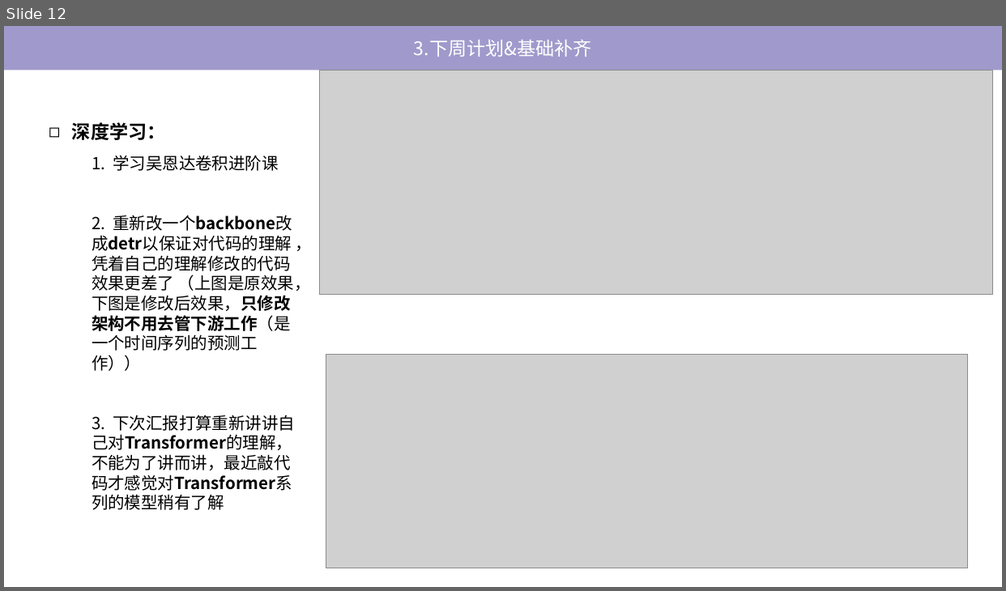
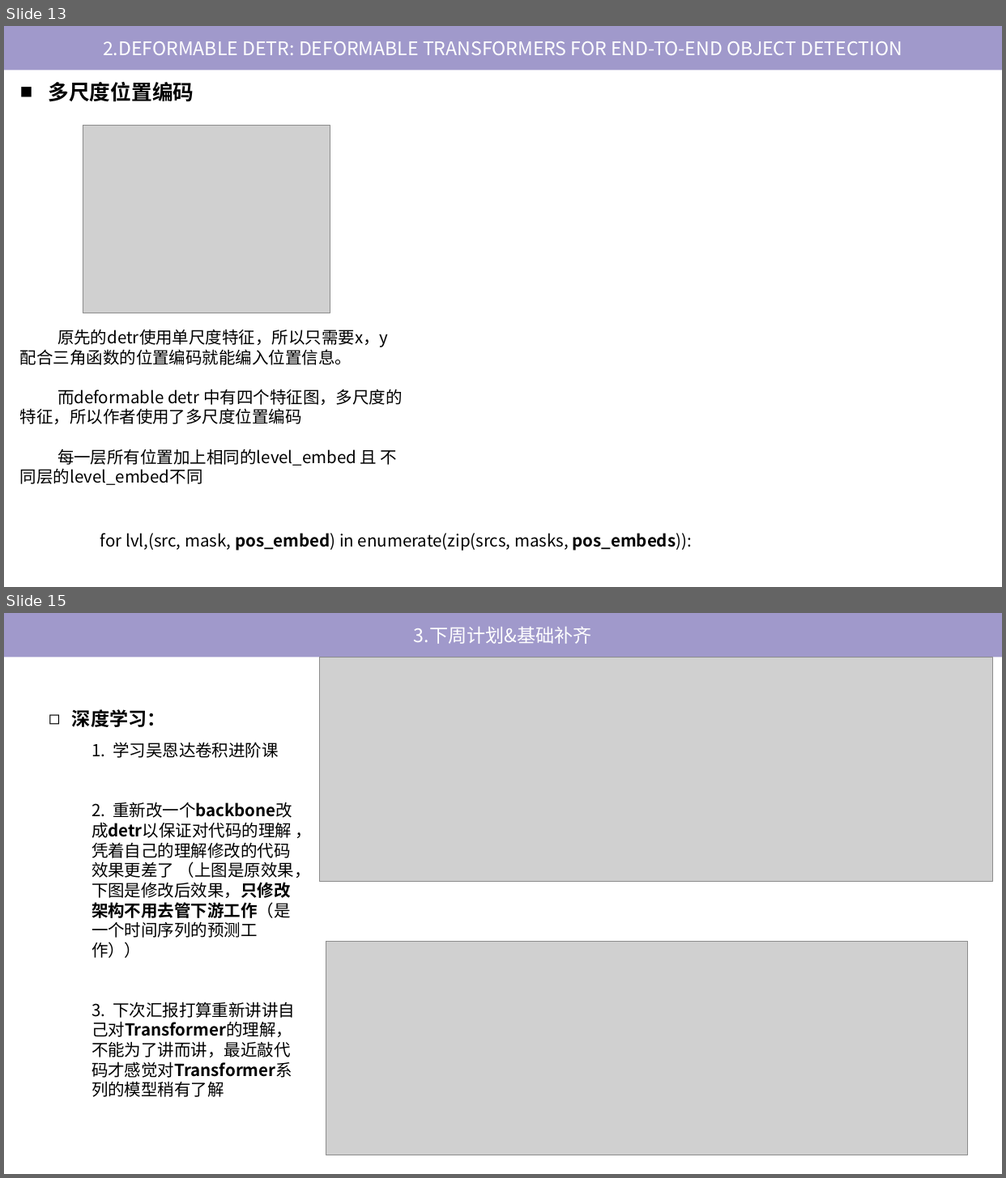
Before and after one commit to tj-messi/cv-computer-visual-tj, a slide deck: 0.组会记录/2024-10-17/report-2024-10-10.pptx. Shown one above the other, each under a label of ours: slide 12 before the commit, slides 13 and 15 after it; the slides between them are not shown. The pictures are 1006x591 and 1006x1178 pixels, drawn with LibreOffice and Linux fonts; fonts in the diff are those of the drawing; grey boxes stand for pictures. Boxes give left, top, right and bottom in pixels: in the first picture for what was removed or moved away, otherwise in the second. Text is boxed around its words. In the diff, an @@ line names an element or a change of style, - is before the commit and + after.

```diff
--- a/0.组会记录/2024-10-17/report-2024-10-10.pptx
+++ b/0.组会记录/2024-10-17/report-2024-10-10.pptx
@@ slide 13 added at bbox=[4, 26, 1002, 587], background #FFFFFF @@
@@ rectangle added at bbox=[4, 26, 1002, 71], fill #A099CB, 18 pt, text #FFFFFF @@
+2.DEFORMABLE DETR: DEFORMABLE TRANSFORMERS FOR END-TO-END OBJECT DETECTION
@@ text added at bbox=[49, 82, 194, 102], 20 pt, text #000000, bold @@
+■ 多尺度位置编码
@@ picture added at bbox=[83, 125, 330, 314] @@
@@ text added at bbox=[20, 329, 403, 485], 16 pt, text #000000 @@
+原先的detr使用单尺度特征，所以只需要x，y配合三角函数的位置编码就能编入位置信息。
+而deformable detr 中有四个特征图，多尺度的特征，所以作者使用了多尺度位置编码
+每一层所有位置加上相同的level_embed 且 不同层的level_embed不同
@@ text added at bbox=[100, 533, 692, 551], 16 pt, text #000000 @@
+for lvl,(src, mask, pos_embed) in enumerate(zip(srcs, masks, pos_embeds)):
@@ what was slide 12 is now slide 15 @@
```
Also in this commit, not shown: 2 slides changed, 2 other slides added.
